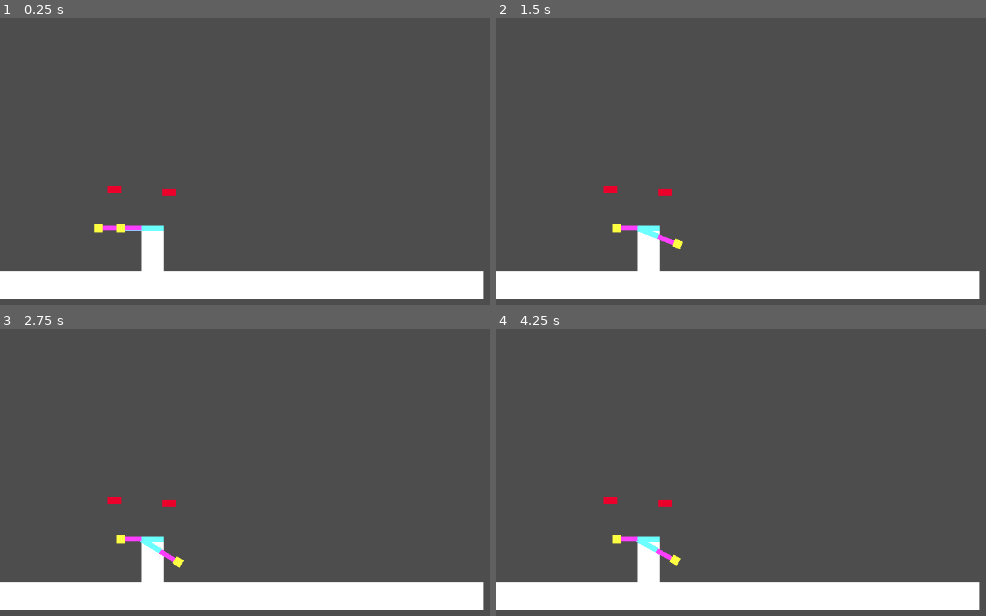
Above: before the commit, frames 1-4 (two rows, left to right).
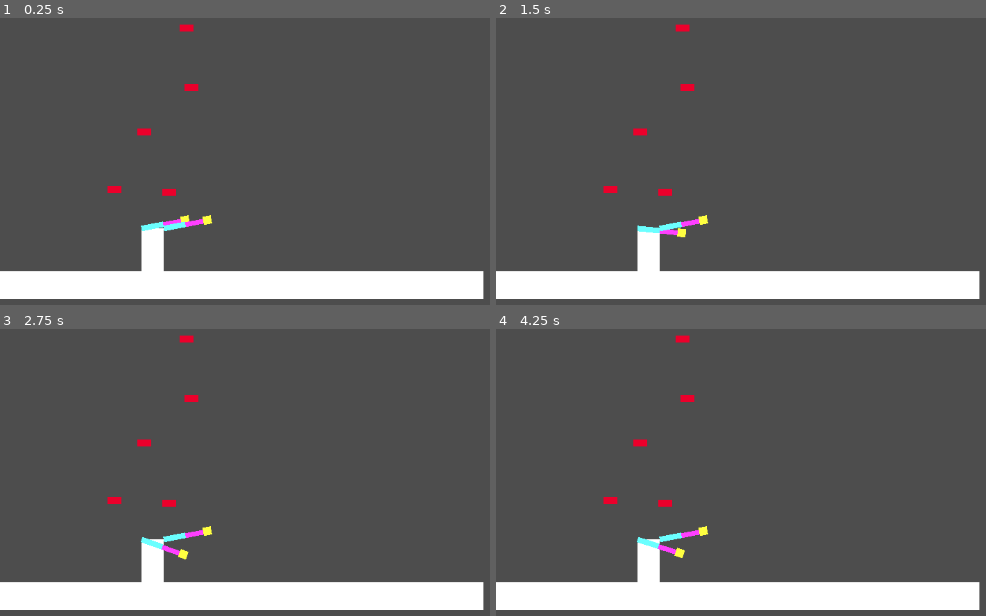
Above: after the commit, the same moments.

Repository: tonightoo/Bouldering
Game: Godot game, scene res://stage_1.tscn
The game is run twice, just before and just after one commit, with the same random seed, the same clock (stepped at 60 frames per second) and the same inputs.
Inputs:
- Up to frame 1 (0.25 s): no input
- Up to frame 2 (1.5 s): tap Enter at 0.5 s; hold D (LeftRight) 0.53-1.28 s; tap Space at 1.25 s; hold S (LeftDown) from 1.28 s (still down)
- Up to frame 3 (2.75 s): tap Enter at 2 s; release S (LeftDown) at 2.03 s; hold D (LeftRight) from 2.03 s (still down)
- Up to frame 4 (4.25 s): tap Space at 2.75 s; release D (LeftRight) at 2.78 s; hold W (LeftUp) 2.78-3.53 s; hold S (LeftDown) from 3.53 s (still down)

The runs differ from the first frame. In frame 1, 0.9% of the frame differs, in the area x 19-44%, y 2-75%; in frame 2, 0.9%; in frame 3, 1.0%, in the area x 23-44%, y 2-84%; in frame 4, 1.0%.

Commit message:
add holding function

Diff:
--- /dev/null
+++ b/ik_result.gd
@@ -0,0 +1,15 @@
+class_name IkResult
+extends RefCounted
+
+var reachable: bool
+var angle_root: float
+var angle_middle: float
+
+func _init(
+	a_reachable: bool,
+	a_angle_root: float,
+	a_angle_middle: float,
+):
+	self.reachable = a_reachable
+	self.angle_root = a_angle_root
+	self.angle_middle = a_angle_middle
--- a/player.gd
+++ b/player.gd
@@ -1,6 +1,6 @@
 extends Node2D
 
-@export var HAND_SPEED: float = 300.0
+@export var HAND_SPEED: float = 150.0
 @export var ANGLE_SPEED: float = 3.0
 @export var RADIAL_SPEED: float = 150.0
 @export var LEFT_UPPER_ARM_LEN: float = 32.0
@@ -12,12 +12,16 @@
 @export var ELBOW_MIN = deg_to_rad(10)
 @export var ELBOW_MAX = deg_to_rad(150)
 var LEFT_ARM_MAX_LEN := LEFT_UPPER_ARM_LEN + LEFT_FORE_ARM_LEN - 1.0
-var LEFT_ARM_MIN_LEN := 20.0
+var LEFT_ARM_MIN_LEN := 10.0
 var RIGHT_ARM_MAX_LEN := RIGHT_UPPER_ARM_LEN + RIGHT_FORE_ARM_LEN - 1.0
-var RIGHT_ARM_MIN_LEN := 20.0
+var RIGHT_ARM_MIN_LEN := 10.0
+var JOINT_SOFTNESS := 0.1
 
 var grabbed_hold_left: Area2D = null
 var grabbed_hold_right: Area2D = null
+var is_grabbing_something: bool = false
+var left_pin_joint: PinJoint2D = null
+var right_pin_joint: PinJoint2D = null
 
 @onready var body = $Body
 @onready var left_shoulder =  $Body/LeftShoulder
@@ -36,13 +40,11 @@
 
 # Called when the node enters the scene tree for the first time.
 func _ready() -> void:
-	pass # Replace with function body.
+	pass
 
 
 # Called every frame. 'delta' is the elapsed time since the previous frame.
 func _process(delta: float) -> void:
-	update_hand_target(delta)
-
 	if Input.is_action_pressed("LeftHold"):
 		try_grab(left_hand, true)
 
@@ -50,19 +52,33 @@
 		try_grab(right_hand, false)
 
 	if Input.is_action_just_released("LeftHold"):
-		grabbed_hold_left = null
+		release_left_grab()
 
 	if Input.is_action_just_released("RightHold"):
-		grabbed_hold_right = null
-
-
-	solve_ik(left_shoulder, LEFT_UPPER_ARM_LEN, left_elbow, LEFT_FORE_ARM_LEN,left_hand_target.global_position, 1.0)
-	solve_ik(right_shoulder, RIGHT_UPPER_ARM_LEN, right_elbow, RIGHT_UPPER_ARM_LEN, right_hand_target.global_position, -1.0)
+		release_right_grab()
+
+	update_hand_target(delta)
+	if grabbed_hold_left != null or grabbed_hold_right != null:
+		body.freeze = true
+	else:
+		body.freeze = false
+
+	if grabbed_hold_left == null:
+		solve_ik(left_shoulder, LEFT_UPPER_ARM_LEN, left_elbow, LEFT_FORE_ARM_LEN,left_hand_target.global_position, 1.0)
+	else:
+		solve_reverse_ik(left_hand_target, left_shoulder, left_elbow, LEFT_ARM_MAX_LEN, LEFT_ARM_MIN_LEN, LEFT_UPPER_ARM_LEN, LEFT_FORE_ARM_LEN, 1.0, delta)
+
+	if grabbed_hold_right == null:
+		solve_ik(right_shoulder, RIGHT_UPPER_ARM_LEN, right_elbow, RIGHT_FORE_ARM_LEN, right_hand_target.global_position, -1.0)
+	else:
+		solve_reverse_ik(right_hand_target, right_shoulder, right_elbow, RIGHT_ARM_MAX_LEN, RIGHT_ARM_MIN_LEN, RIGHT_UPPER_ARM_LEN, RIGHT_FORE_ARM_LEN, -1.0, delta)
+
+
 
 
 
 func update_hand_target(delta):
-	var target_vel := Vector2.ZERO
+	#var target_vel := Vector2.ZERO
 	var left_dir = Vector2(
 		Input.get_action_strength("LeftRight") - Input.get_action_strength("LeftLeft"),
 		Input.get_action_strength("LeftDown")  - Input.get_action_strength("LeftUp")
@@ -71,37 +87,29 @@
 		Input.get_action_strength("RightRight") - Input.get_action_strength("RightLeft"),
 		Input.get_action_strength("RightDown")  - Input.get_action_strength("RightUp")
 	)
-
-
-
-	if grabbed_hold_left == null:
-		if left_dir.length() > 0:
-			left_dir = left_dir.normalized()
-
-		left_dir = left_dir.rotated(PI/2)
-
-		var left_desired: Vector2 = left_dir * HAND_SPEED
-		target_vel = target_vel.lerp(left_desired, 0.15)
+	if left_dir.length() > 0:
+		left_dir = left_dir.normalized()
+
+	if right_dir.length() > 0:
+		right_dir = right_dir.normalized()
+
+
+	if grabbed_hold_left != null:
+		var force_dir: Vector2 = -left_dir
+		apply_body_from_hand(force_dir, delta, left_hand)
+	else:
 		left_hand_target.global_position += left_dir * HAND_SPEED * delta
-	else:
-		apply_body_from_hand(left_dir, delta)
-
-	if grabbed_hold_right == null:
-		if right_dir.length() > 0:
-			right_dir = right_dir.normalized()
-
-		# 胴体基準に変換
-		right_dir = right_dir.rotated(PI/2)
-
-
-		var right_desired: Vector2 = right_dir * HAND_SPEED
-		target_vel = Vector2.ZERO
-		target_vel = target_vel.lerp(right_desired, 0.15)
-		right_hand_target.global_position += right_dir * HAND_SPEED * delta
-	else:
-		apply_body_from_hand(right_dir, delta)
+
+
+	if grabbed_hold_right != null:
+		var force_dir: Vector2 = -right_dir
+		apply_body_from_hand(force_dir, delta, right_hand)
 	#print("left:", left_hand_target.global_position)
 	#print("right:", right_hand_target.global_position)
+	else:
+		right_hand_target.global_position += right_dir * HAND_SPEED * delta
+
+
 
 func calcurate_position(
 	hand: Node2D,
@@ -132,6 +140,8 @@
 	d = clamp(d, ARM_MIN_LEN, ARM_MAX_LEN)
 	return shoulder_pos + v.normalized() * d
 
+
+
 func solve_ik(
 	shoulder: Node2D,
 	upper_len: float,
@@ -167,8 +177,8 @@
 	)
 	var elbow_bend:= PI - elbow_angle
 	#elbow_bend = clamp(elbow_bend, ELBOW_MIN, ELBOW_MAX)
-	elbow.rotation = sign * elbow_bend
-	elbow.rotation = lerp_angle(elbow.rotation, elbow_angle, 0.2)
+	var target_elbow_rotation = sign * elbow_bend
+	elbow.rotation = lerp_angle(elbow.rotation, target_elbow_rotation, 0.2)
 
 	# shoulder angle
 	var shoulder_direction: float = shoulder_to_target.angle()
@@ -177,8 +187,8 @@
 		/ (2.0 * upper_len * target_dist)
 	)
 	#var desired_local_angle = shoulder_direction - shoulder.global_rotation + shoulder.rotation
-	shoulder.global_rotation = shoulder_direction - shoulder_angle * sign
-	shoulder.global_rotation = lerp_angle(shoulder.global_rotation, shoulder_angle, 0.2)
+	var target_shoulder_rotation = shoulder_direction - shoulder_angle * sign
+	shoulder.global_rotation = lerp_angle(shoulder.global_rotation, target_shoulder_rotation, 0.2)
 	#var parent_global := shoulder.get_parent().global_rotation
 	#var desired_local := desired_global - parent_global
 	#desired_local_angle = clamp(desired_local_angle, SHOULDER_MIN, SHOULDER_MAX)
@@ -195,13 +205,104 @@
 
 		if isLeft:
 			grabbed_hold_left = a
+			left_hand_target.global_position = a.global_position
+			left_pin_joint = create_pin_joint(a)
 		else:
 			grabbed_hold_right = a
-
-func apply_body_from_hand(input: Vector2, delta: float) -> void:
+			right_hand_target.global_position = a.global_position
+			right_pin_joint = create_pin_joint(a)
+
+		update_grab_state()
+
+func create_pin_joint(hold: Area2D) -> PinJoint2D:
+	var joint = PinJoint2D.new()
+	add_child(joint)
+
+	joint.node_a = body.get_path()
+	joint.node_b = hold.get_path()
+	joint.global_position = hold.global_position
+	joint.softness = JOINT_SOFTNESS
+	return joint
+
+func update_grab_state() -> void:
+	is_grabbing_something = (grabbed_hold_left != null or grabbed_hold_right != null)
+
+func release_left_grab() -> void:
+	grabbed_hold_left = null
+	left_hand_target.global_position = left_hand.global_position
+	if left_pin_joint != null:
+		left_pin_joint.queue_free()
+		left_pin_joint = null
+
+	update_grab_state()
+
+func release_right_grab() -> void:
+	grabbed_hold_right = null
+	right_hand_target.global_position = right_hand.global_position
+	if right_pin_joint != null:
+		right_pin_joint.queue_free()
+		right_pin_joint = null
+
+	update_grab_state()
+
+func apply_body_from_hand(input: Vector2, delta: float, hand: Node2D) -> void:
 	if input == Vector2.ZERO:
 		return
 
 	var force = Vector2(input.x, input.y)
 	force.y *= 1.2
-	body.global_position += force * 120.0 * delta
+	body.global_position += force * 140.0 * delta
+
+func solve_reverse_ik(
+	hand_target: Node2D,
+	shoulder: Node2D,
+	elbow: Node2D,
+	arm_max_len: float,
+	arm_min_len: float,
+	upper_len: float,
+	fore_len: float,
+	sign: float,
+	delta: float
+) -> void:
+	# 手の位置は固定
+	var hand_pos = hand_target.global_position
+
+	# 現在の肩の位置
+	var current_shoulder_pos = shoulder.global_position
+
+	# プレイヤーの入力から「理想の肩の位置」を計算
+	var input_dir: Vector2
+	if sign > 0.0:
+		input_dir = Vector2(
+			Input.get_action_strength("LeftRight") - Input.get_action_strength("LeftLeft"),
+			Input.get_action_strength("LeftDown") - Input.get_action_strength("LeftUp")
+		)
+	else:
+		input_dir = Vector2(
+			Input.get_action_strength("RightRight") - Input.get_action_strength("RightLeft"),
+			Input.get_action_strength("RightDown") - Input.get_action_strength("RightUp")
+		)
+
+	if input_dir.length() > 0:
+		input_dir = input_dir.normalized()
+
+	# 理想の肩の位置 = 現在位置 + 入力方向
+	var desired_shoulder_pos = current_shoulder_pos + input_dir * 100.0 * delta
+
+	# 腕の長さ制約を満たすように肩の位置をクランプ
+	var hand_to_shoulder = desired_shoulder_pos - hand_pos
+	var dist = hand_to_shoulder.length()
+
+	# 肩は手から腕の長さ(max)以内にいなければならない
+	if dist > arm_max_len:
+		desired_shoulder_pos = hand_pos + hand_to_shoulder.normalized() * arm_max_len
+	elif dist < arm_min_len:
+		desired_shoulder_pos = hand_pos + hand_to_shoulder.normalized() * arm_min_len
+
+	# Bodyの位置を更新(肩はBodyの子なので、Bodyを動かす)
+	var shoulder_offset = shoulder.position  # Bodyからの相対位置
+	var new_body_pos = desired_shoulder_pos - shoulder_offset.rotated(body.rotation)
+	body.global_position = new_body_pos
+
+	# 通常のIKで腕の角度を解決
+	solve_ik(shoulder, upper_len, elbow, fore_len, hand_pos, sign)
--- a/player.tscn
+++ b/player.tscn
@@ -15,6 +15,8 @@
 
 [node name="Body" type="RigidBody2D" parent="."]
 collision_mask = 2
+linear_damp = 1.0
+angular_damp = 0.2
 
 [node name="ColorRect" type="ColorRect" parent="Body"]
 anchors_preset = 8
@@ -38,56 +40,47 @@
 [node name="LeftUpperArm" type="Node2D" parent="Body/LeftShoulder"]
 
 [node name="ColorRect" type="ColorRect" parent="Body/LeftShoulder/LeftUpperArm"]
-anchors_preset = 7
-anchor_left = 0.5
-anchor_top = 1.0
-anchor_right = 0.5
-anchor_bottom = 1.0
-offset_left = -4.0
-offset_top = -32.0
-offset_right = 4.0
-grow_horizontal = 2
-grow_vertical = 0
+anchors_preset = 4
+anchor_top = 0.5
+anchor_bottom = 0.5
+offset_top = -4.0
+offset_right = 32.0
+offset_bottom = 4.0
+grow_vertical = 2
 color = Color(0.41960785, 1, 1, 1)
 
 [node name="LeftElbow" type="Node2D" parent="Body/LeftShoulder/LeftUpperArm"]
-position = Vector2(0, -32)
+position = Vector2(32, 0)
 
 [node name="LeftForeArm" type="Node2D" parent="Body/LeftShoulder/LeftUpperArm/LeftElbow"]
 
 [node name="ColorRect" type="ColorRect" parent="Body/LeftShoulder/LeftUpperArm/LeftElbow/LeftForeArm"]
-anchors_preset = 7
-anchor_left = 0.5
-anchor_top = 1.0
-anchor_right = 0.5
-anchor_bottom = 1.0
-offset_left = -3.5
-offset_top = -26.0
-offset_right = 3.5
-grow_horizontal = 2
-grow_vertical = 0
+anchors_preset = 4
+anchor_top = 0.5
+anchor_bottom = 0.5
+offset_top = -3.5
+offset_right = 26.0
+offset_bottom = 3.5
+grow_vertical = 2
 color = Color(1, 0.24705882, 1, 1)
 
 [node name="LeftHand" type="Area2D" parent="Body/LeftShoulder/LeftUpperArm/LeftElbow/LeftForeArm"]
+position = Vector2(26, 0)
 collision_mask = 6
 monitorable = false
 
 [node name="ColorRect" type="ColorRect" parent="Body/LeftShoulder/LeftUpperArm/LeftElbow/LeftForeArm/LeftHand"]
-anchors_preset = 8
-anchor_left = 0.5
+anchors_preset = 4
 anchor_top = 0.5
-anchor_right = 0.5
 anchor_bottom = 0.5
-offset_left = -6.0
-offset_top = -36.0
-offset_right = 6.0
-offset_bottom = -24.0
-grow_horizontal = 2
+offset_top = -6.0
+offset_right = 12.0
+offset_bottom = 6.0
 grow_vertical = 2
 color = Color(1, 1, 0.25490198, 1)
 
 [node name="CollisionShape2D" type="CollisionShape2D" parent="Body/LeftShoulder/LeftUpperArm/LeftElbow/LeftForeArm/LeftHand"]
-position = Vector2(0, -30)
+position = Vector2(6, 0)
 shape = SubResource("CapsuleShape2D_4flbx")
 
 [node name="RightShoulder" type="Node2D" parent="Body"]
@@ -96,53 +89,51 @@
 [node name="RightUpperArm" type="Node2D" parent="Body/RightShoulder"]
 
 [node name="ColorRect" type="ColorRect" parent="Body/RightShoulder/RightUpperArm"]
-anchors_preset = 7
-anchor_left = 0.5
-anchor_top = 1.0
-anchor_right = 0.5
-anchor_bottom = 1.0
-offset_left = -4.0
-offset_top = -32.0
-offset_right = 4.0
-grow_horizontal = 2
-grow_vertical = 0
+anchors_preset = 4
+anchor_top = 0.5
+anchor_bottom = 0.5
+offset_top = -4.0
+offset_right = 32.0
+offset_bottom = 4.0
+grow_vertical = 2
 color = Color(0.41960785, 1, 1, 1)
 
 [node name="RightElbow" type="Node2D" parent="Body/RightShoulder/RightUpperArm"]
-position = Vector2(0, -32)
+position = Vector2(32, 0)
 
 [node name="RightForeArm" type="Node2D" parent="Body/RightShoulder/RightUpperArm/RightElbow"]
 
 [node name="ColorRect" type="ColorRect" parent="Body/RightShoulder/RightUpperArm/RightElbow/RightForeArm"]
-anchors_preset = 7
-anchor_left = 0.5
-anchor_top = 1.0
-anchor_right = 0.5
-anchor_bottom = 1.0
-offset_left = -3.5
-offset_top = -26.0
-offset_right = 3.5
-grow_horizontal = 2
-grow_vertical = 0
+anchors_preset = 4
+anchor_top = 0.5
+anchor_bottom = 0.5
+offset_top = -3.5
+offset_right = 26.0
+offset_bottom = 3.5
+grow_vertical = 2
 color = Color(1, 0.24705882, 1, 1)
 
 [node name="RightHand" type="Area2D" parent="Body/RightShoulder/RightUpperArm/RightElbow/RightForeArm"]
+position = Vector2(26, 0)
 collision_mask = 6
 monitorable = false
 
 [node name="ColorRect" type="ColorRect" parent="Body/RightShoulder/RightUpperArm/RightElbow/RightForeArm/RightHand"]
-offset_left = -6.0
-offset_top = -36.0
-offset_right = 6.0
-offset_bottom = -24.0
+anchors_preset = 4
+anchor_top = 0.5
+anchor_bottom = 0.5
+offset_top = -6.0
+offset_right = 12.0
+offset_bottom = 6.0
+grow_vertical = 2
 color = Color(1, 1, 0.25490198, 1)
 
 [node name="CollisionShape2D" type="CollisionShape2D" parent="Body/RightShoulder/RightUpperArm/RightElbow/RightForeArm/RightHand"]
-position = Vector2(0, -30)
+position = Vector2(6, 0)
 shape = SubResource("CapsuleShape2D_4flbx")
 
 [node name="LeftHandTarget" type="Node2D" parent="."]
-position = Vector2(-16, -90)
+position = Vector2(48, -32)
 
 [node name="RightHandTarget" type="Node2D" parent="."]
-position = Vector2(16, -90)
+position = Vector2(80, -32)
--- a/stage_1.tscn
+++ b/stage_1.tscn
@@ -4,7 +4,7 @@
 [ext_resource type="PackedScene" uid="uid://cgyob1rt5v6uf" path="res://hold.tscn" id="2_tai8l"]
 
 [sub_resource type="RectangleShape2D" id="RectangleShape2D_ijgqj"]
-size = Vector2(761, 20)
+size = Vector2(761, 45)
 
 [node name="Stage1" type="Node2D"]
 
@@ -13,6 +13,7 @@
 
 [node name="StaticBody2D" type="StaticBody2D" parent="."]
 collision_layer = 2
+collision_mask = 7
 
 [node name="ColorRect" type="ColorRect" parent="StaticBody2D"]
 offset_left = -48.0
@@ -20,8 +21,8 @@
 offset_right = 697.0
 offset_bottom = 443.0
 
-[node name="CollisionShape2D" type="CollisionShape2D" parent="StaticBody2D"]
-position = Vector2(326, 415)
+[node name="CollisionShape2D" type="CollisionShape2D" parent="StaticBody2D" groups=["hold"]]
+position = Vector2(326, 427.5)
 shape = SubResource("RectangleShape2D_ijgqj")
 
 [node name="Hold" parent="." instance=ExtResource("2_tai8l")]
@@ -29,3 +30,12 @@
 
 [node name="Hold2" parent="." instance=ExtResource("2_tai8l")]
 position = Vector2(165, 285)
+
+[node name="Hold3" parent="." instance=ExtResource("2_tai8l")]
+position = Vector2(208, 202)
+
+[node name="Hold4" parent="." instance=ExtResource("2_tai8l")]
+position = Vector2(276, 138)
+
+[node name="Hold5" parent="." instance=ExtResource("2_tai8l")]
+position = Vector2(269, 52)
Not shown, added: ik_result.gd.uid
